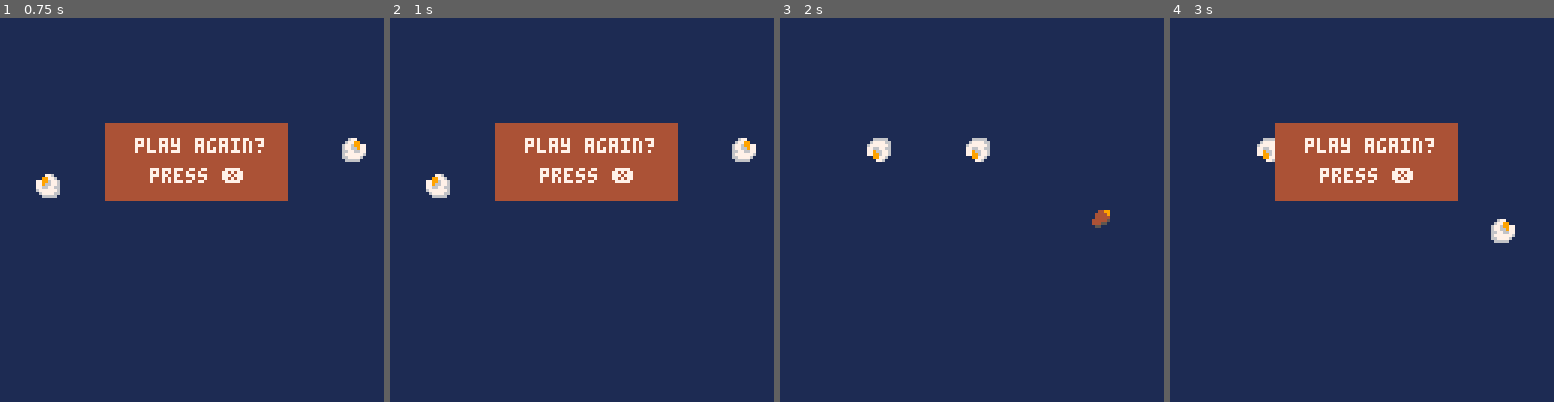
Above: before the commit, frames 1-4 (left to right).
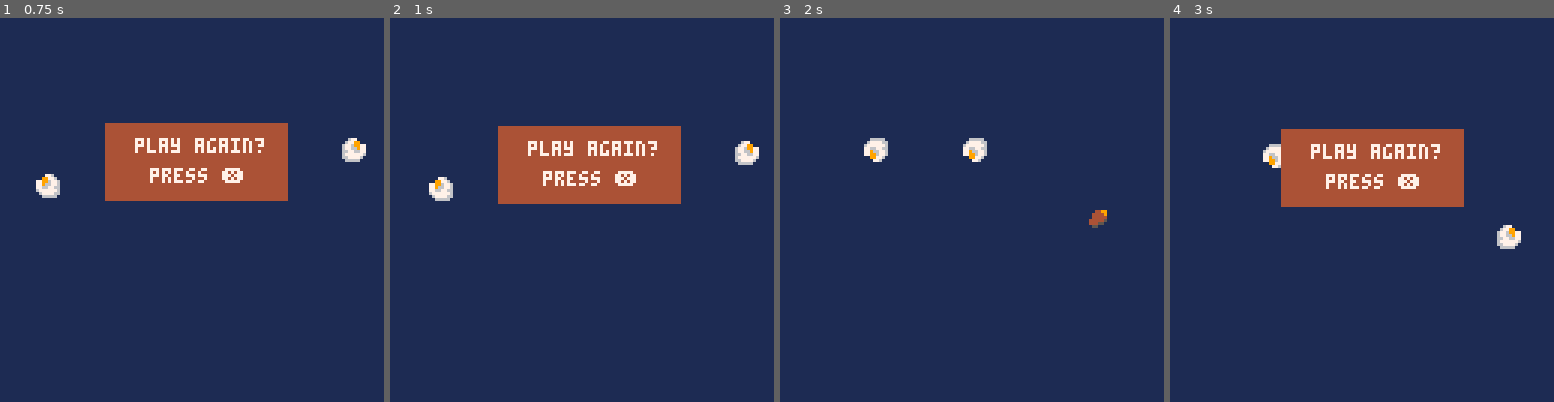
Above: after the commit, the same moments.

Repository: thoughtlesslabs/popper
Game: PICO-8 cartridge popper.p8
Two runs of this game, one before a commit and one after it. Both use one fixed random seed, a clock stepped at 60 frames per second and the inputs below.
Inputs:
- Up to frame 1 (0.75 s): tap X (X key) at 0.33 s; tap O (Z key) at 0.7 s
- Up to frame 2 (1 s): no input
- Up to frame 3 (2 s): tap X (X key) at 1.07, 1.85 s; hold Right from 1.6 s (still down); tap O (Z key) at 1.7 s
- Up to frame 4 (3 s): release Right at 2.1 s; tap O (Z key) at 2.1, 2.5, 2.9 s; hold Right from 2.47 s (still down); tap X (X key) at 2.97 s

Frame 1 is identical in both runs. In frame 2, 3.2% of the frame differs, in the area x 9-97%, y 27-49%; in frame 3, 0.5%; in frame 4, 4.2%, in the area x 22-92%, y 27-61%.

Commit message:
Added shake to kernel pop

Diff:
--- a/popper.p8
+++ b/popper.p8
@@ -1,5 +1,5 @@
 pico-8 cartridge // http://www.pico-8.com
-version 27
+version 29
 __lua__
 --popper
 --thoughtless labs
@@ -8,6 +8,7 @@
 function _init()
 	cls()
 	mode="start"
+	shake=0
 	levelnum=1
 	levels={}
 	levels[1]="ff"
@@ -20,6 +21,7 @@
 
 --set game mode
 function _update()
+	doshake()
 	if mode=="start" then
 		updatestart()
 	elseif mode=="game" then
@@ -29,7 +31,6 @@
 
 --update and reset game
 function updatestart()
-	--cls()
 	level=levels[levelnum]
 	kern(level)
 	pop=false
@@ -85,6 +86,7 @@
 --pop kernels base on user input
 function updatekern()
  mode="playing"
+ shake=0.1
  --pick random kernel to pop
 	randnum=flr(rnd(n))
 	--check if kernel is already popped
@@ -163,6 +165,25 @@
 		updatestart()
 	end
 end
+-->8
+--gimme the juice
+
+--camera shake
+function doshake()
+ --	-16 to +16
+	local shakex=16-rnd(32)
+	local shakey=16-rnd(32)
+
+	shakex=shakex*shake
+	shakey=shakey*shake
+
+	camera(shakex,shakey)
+
+	shake=shake*0.95
+	if shake<0.05 then
+		shake=0
+	end
+end
 __gfx__
 00000000000776000000000000000000000000000000000000000000000000000000000000000000000000000000000000000000000000000000000000000000
 00000000009977600004499000000000000000000000000000000000000000000000000000000000000000000000000000000000000000000000000000000000
